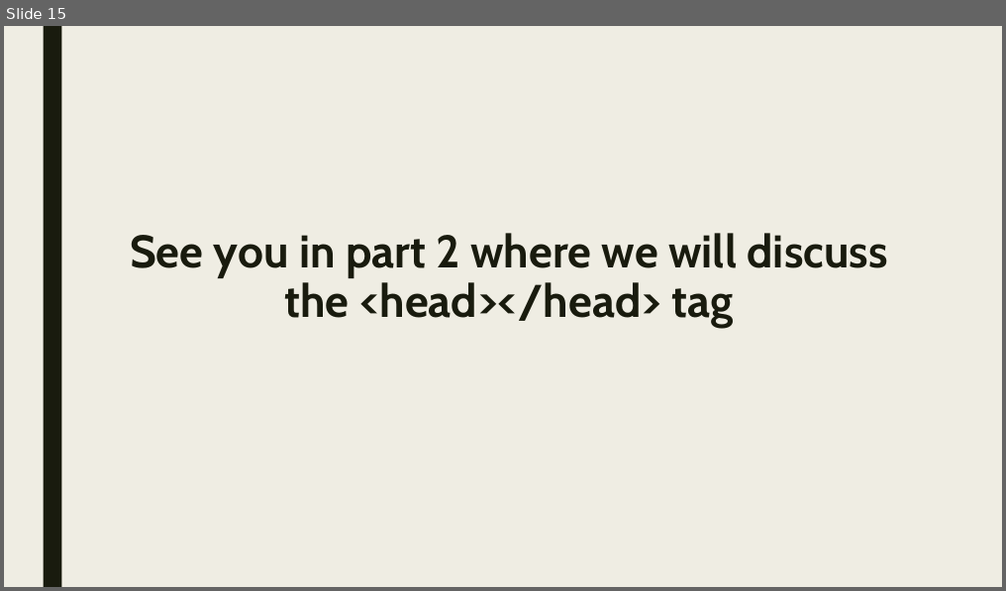
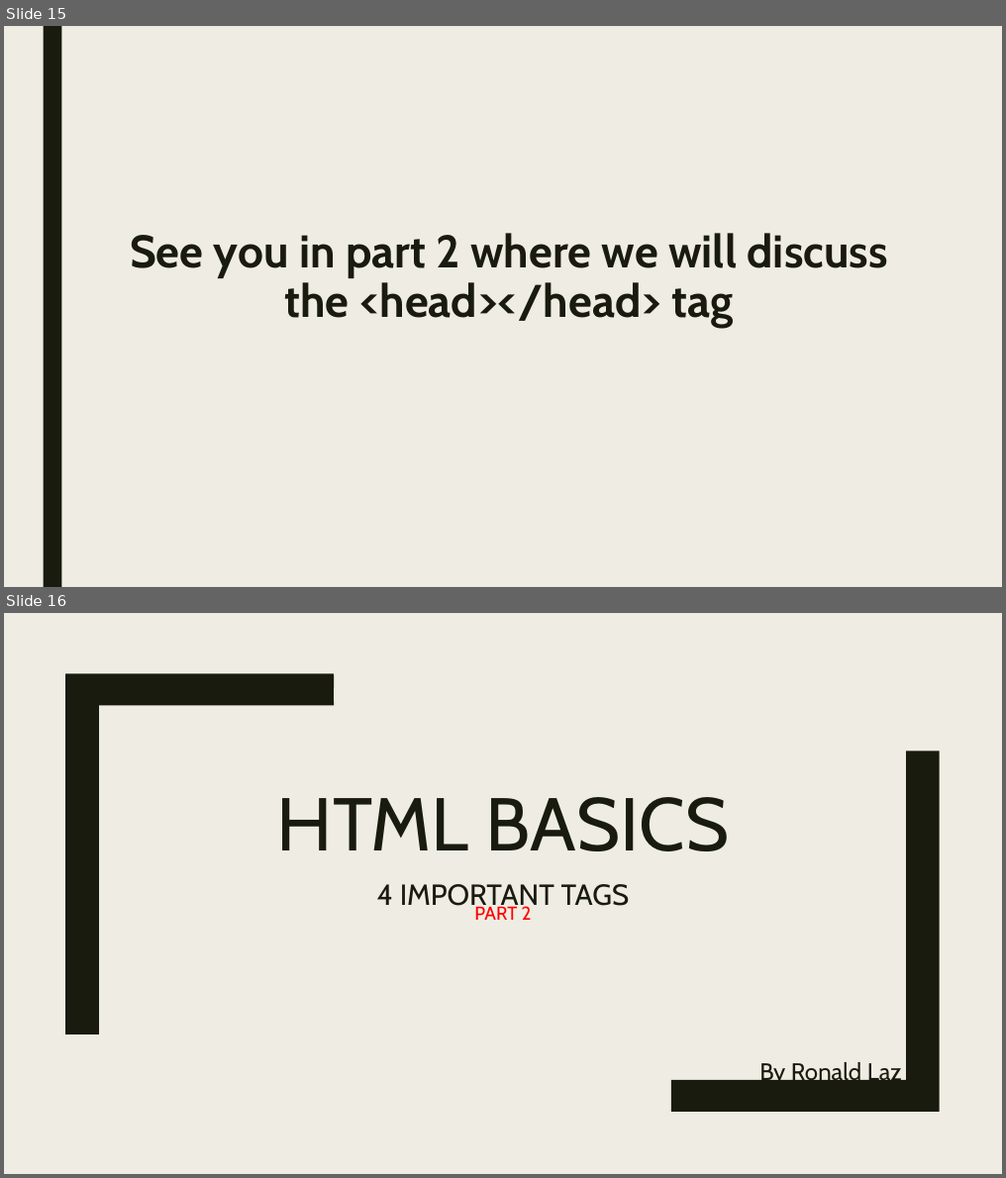
Before and after one commit to lexus654/basic_HTML-CSS_tutorial, a slide deck: HTML BASICS.pptx. Shown one above the other, each under a label of ours: slide 15 before the commit, slides 15 and 16 after it. The pictures are 1006x591 and 1006x1178 pixels, drawn with LibreOffice and Linux fonts; fonts in the diff are those of the drawing. Boxes give left, top, right and bottom in pixels: in the first picture for what was removed or moved away, otherwise in the second. Text is boxed around its words. In the diff, an @@ line names an element or a change of style, - is before the commit and + after.

```diff
--- a/HTML BASICS.pptx
+++ b/HTML BASICS.pptx
@@ slide 16 added at <box>4,613,1002,1174</box>, background #EFEDE3 @@
@@ freeform shape added at <box>65,673,334,1035</box>, fill #191B0E @@
@@ freeform shape added at <box>672,751,940,1112</box>, fill #191B0E @@
@@ title added at <box>277,797,729,852</box>, 72 pt, text #191B0E @@
+HTML BASICS
@@ text added at <box>377,884,630,913</box>, 28 pt, text #191B0E @@
+4 IMPORTANT TAGS
@@ text added at <box>474,904,532,920</box>, 18 pt, text #FF0000 @@
+PART 2
@@ subtitle added at <box>759,1059,902,1086</box>, 23 pt, text #191B0E @@
+By Ronald Laz
```
Also in this commit, not shown: 3 other slides added, 1 other file.
